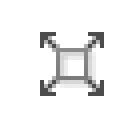
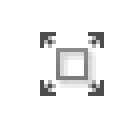
Comparing the layer stacks of the two 140 × 128 images. Changes:
painted on "Layer 9" over 52, 44, 92, 84
